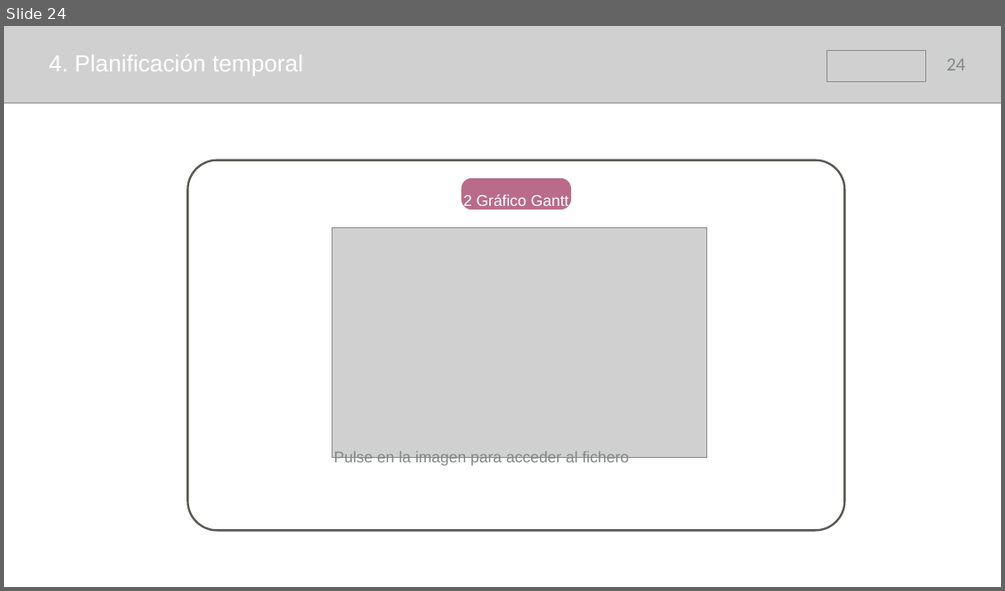
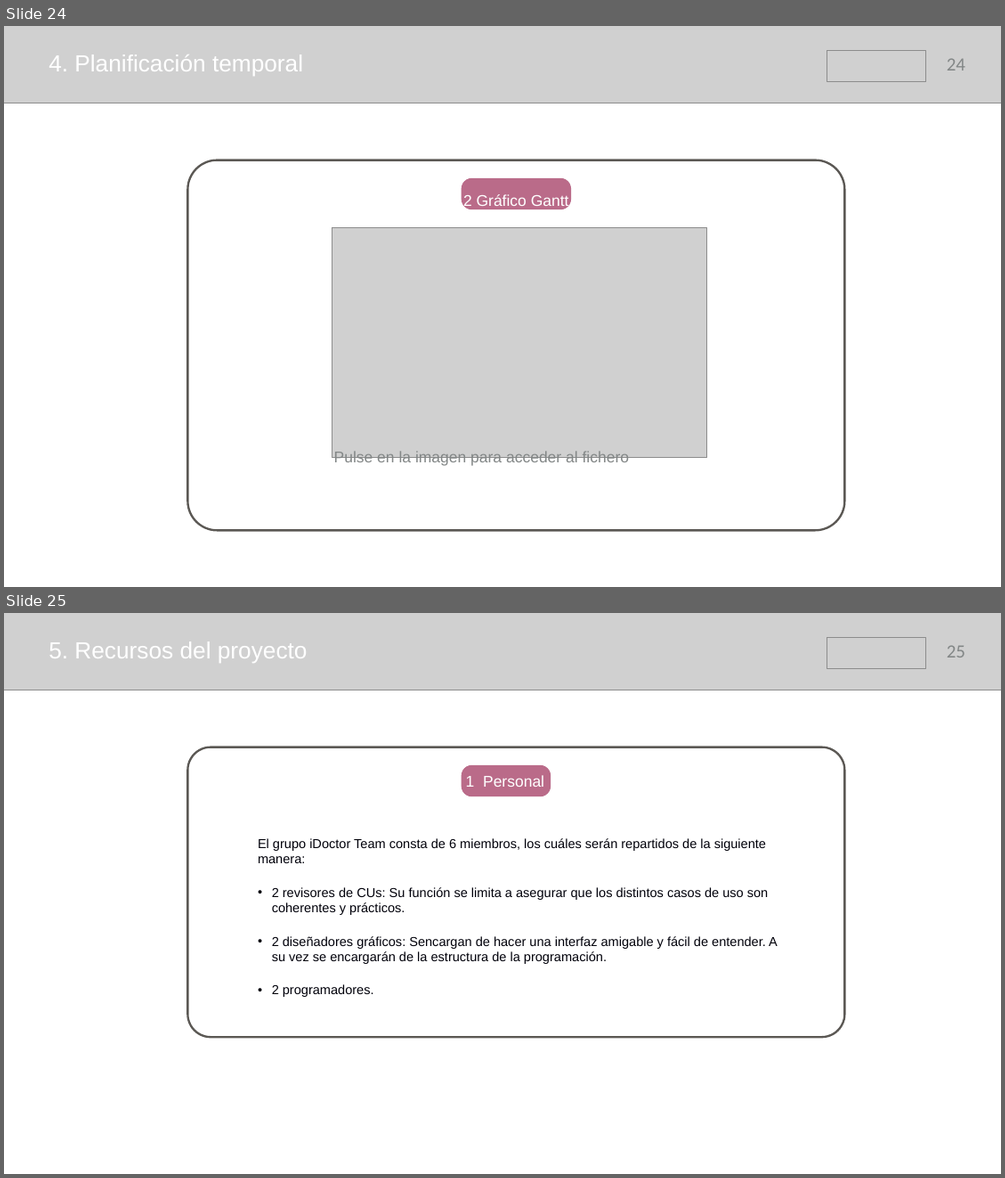
Before and after one commit to samusolo/iDoctor, a slide deck: Plan de proyecto.pptx. Shown one above the other, each under a label of ours: slide 24 before the commit, slides 24 and 25 after it. The pictures are 1005x591 and 1005x1178 pixels, drawn with LibreOffice and Linux fonts; fonts in the diff are those of the drawing; grey boxes stand for pictures. Boxes give left, top, right and bottom in pixels: in the first picture for what was removed or moved away, otherwise in the second. Text is boxed around its words. In the diff, an @@ line names an element or a change of style, - is before the commit and + after.

```diff
--- a/Plan de proyecto.pptx
+++ b/Plan de proyecto.pptx
@@ slide 25 added at [4,613,1001,1174], background #FFFFFF @@
@@ picture added at [4,613,1001,690] @@
@@ picture added at [826,637,925,669] @@
@@ text added at [48,641,307,663], 45 pt, text #FFFFFF @@
+5. Recursos del proyecto
@@ page number added at [947,645,965,657], 36 pt, text #838787 @@
+25
@@ rounded rectangle added at [187,747,844,1037], outline #5B5854 4 pt @@
@@ rounded rectangle added at [461,765,550,796], fill #BA6B89 @@
@@ text added at [466,775,544,787], 30 pt, text #FFFFFF @@
+1 Personal
@@ text added at [258,838,777,997], 25 pt, text #00000A @@
+El grupo iDoctor Team consta de 6 miembros, los cuáles serán repartidos de la siguiente manera:
+    • 2 revisores de CUs: Su función se limita a asegurar que los distintos casos de uso son coherentes y prácticos.
+• 2 diseñadores gráficos: Sencargan de hacer una interfaz amigable y fácil de entender. A su vez se encargarán de la estructura de la programación.
+• 2 programadores.
```
Also in this commit, not shown: 2 slides changed, 4 other slides added, 11 slides removed.
